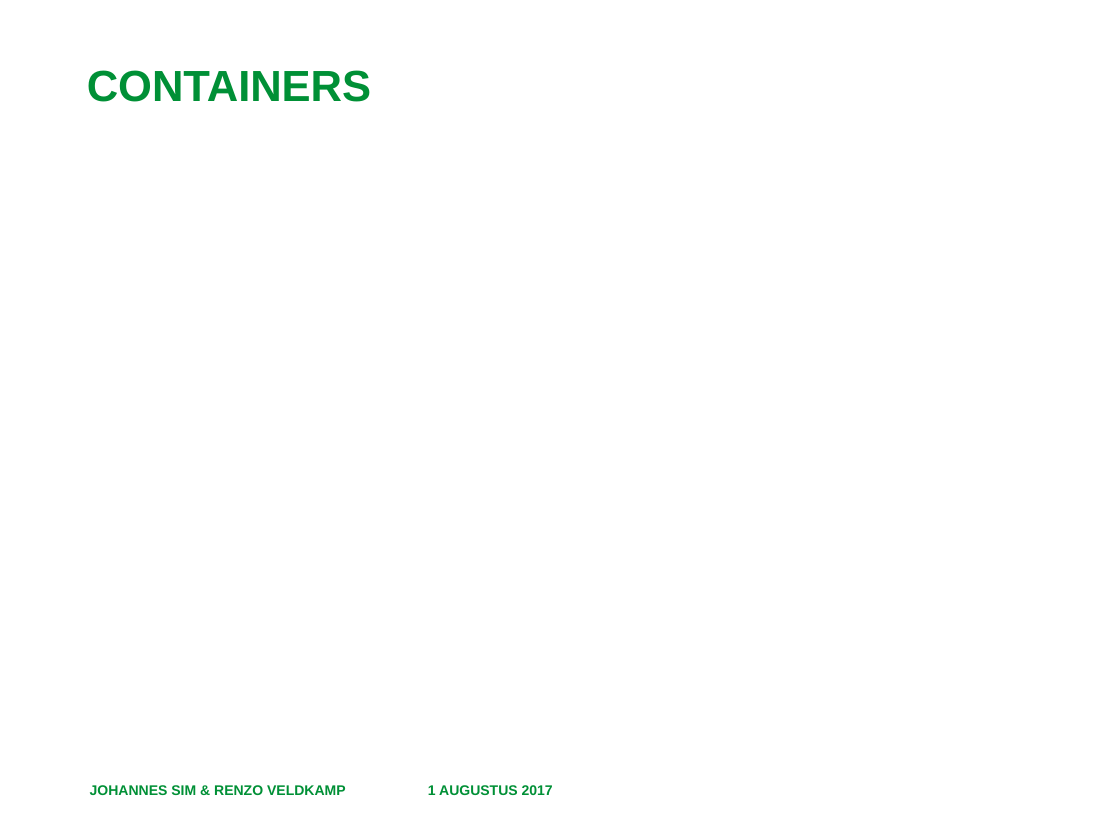
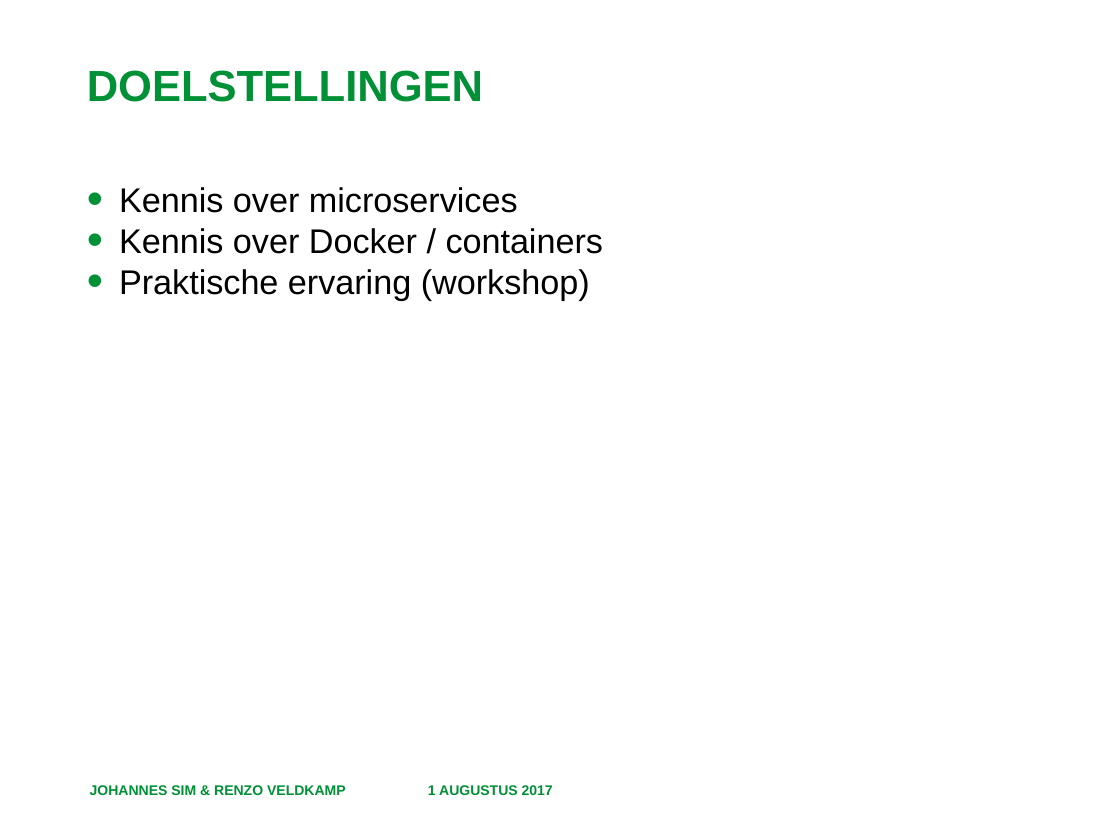
Before and after one commit to RenzoVeldkamp/MicroContainer, a slide deck: slide 2 of Presentatie/Docker-based microservices.pptx (slide 13 before the commit). Drawn at 1120x840 pixels with LibreOffice and Linux fonts; fonts in the diff are those of the drawing; background and template pictures are left out. Boxes give left, top, right and bottom in pixels: in the first picture for what was removed or moved away, otherwise in the second. Text is boxed around its words. In the diff, an @@ line names an element or a change of style, - is before the commit and + after.

Commit message:
html container ajax-call; env'd docker-compose.yml; added invitation

```diff
--- a/Presentatie/Docker-based microservices.pptx
+++ b/Presentatie/Docker-based microservices.pptx
@@ title at [87,70,483,102]: text changed @@
-CONTAINERS
+DOELSTELLINGEN
@@ text added at [119,187,604,301], 22 pt, text #000000 @@
+• Kennis over microservices
+• Kennis over Docker / containers
+• Praktische ervaring (workshop)
```
Also in this commit, not shown: 2 other slides changed, 12 other files.
